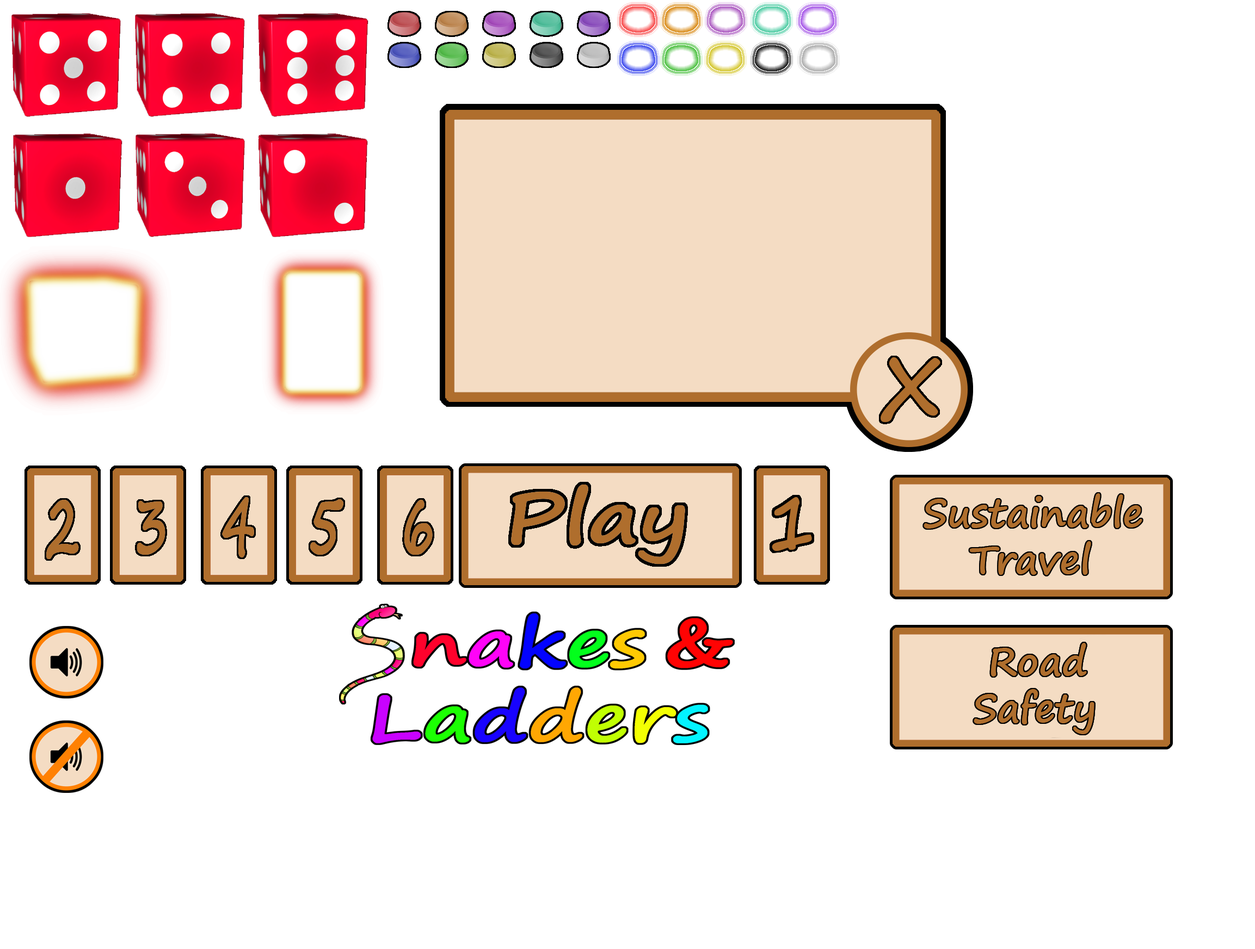
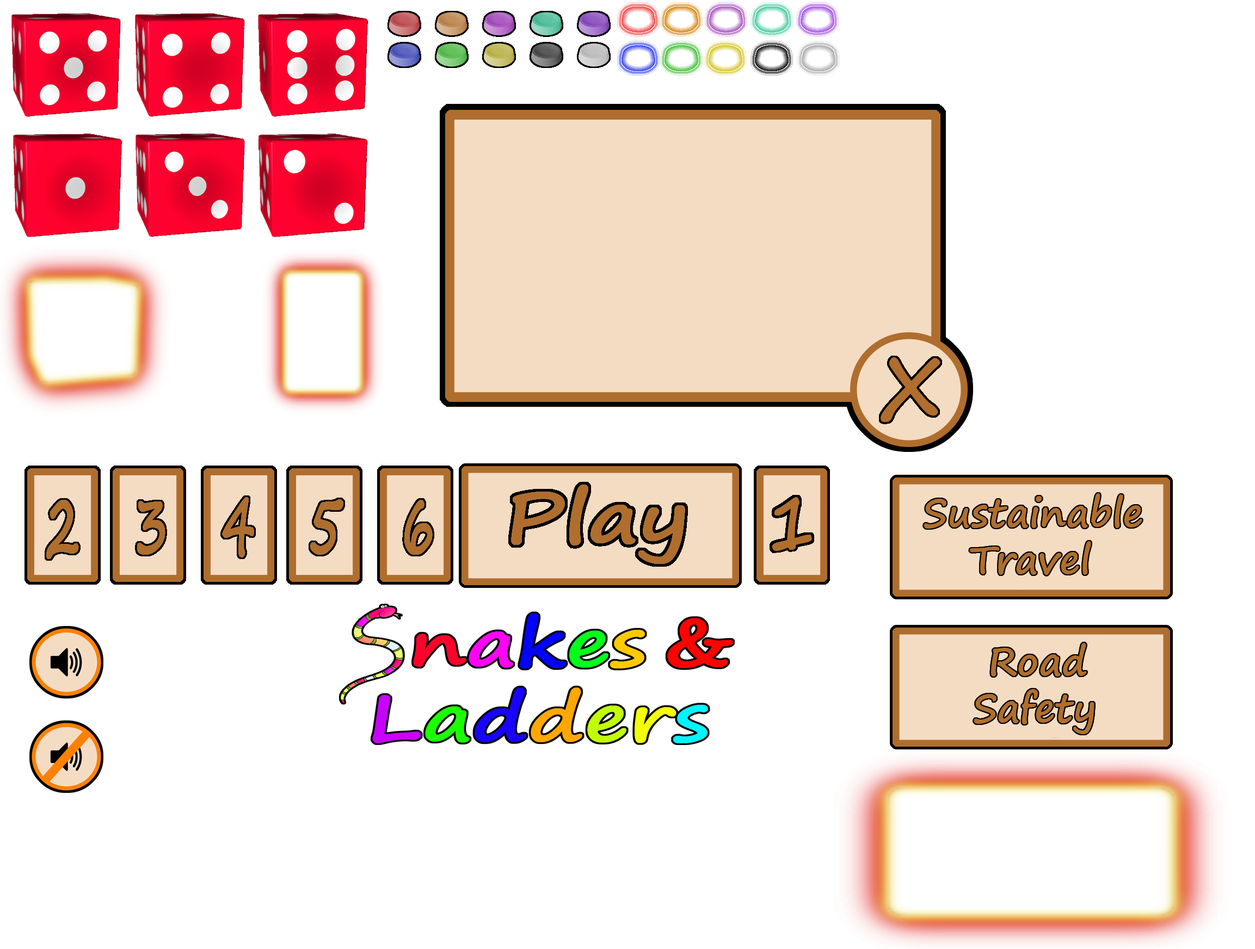
Layer changes from the first 1255×949 image to the second:
added layer "Layer 4" above "Layer 0" over <box>833,749,1229,949</box>
